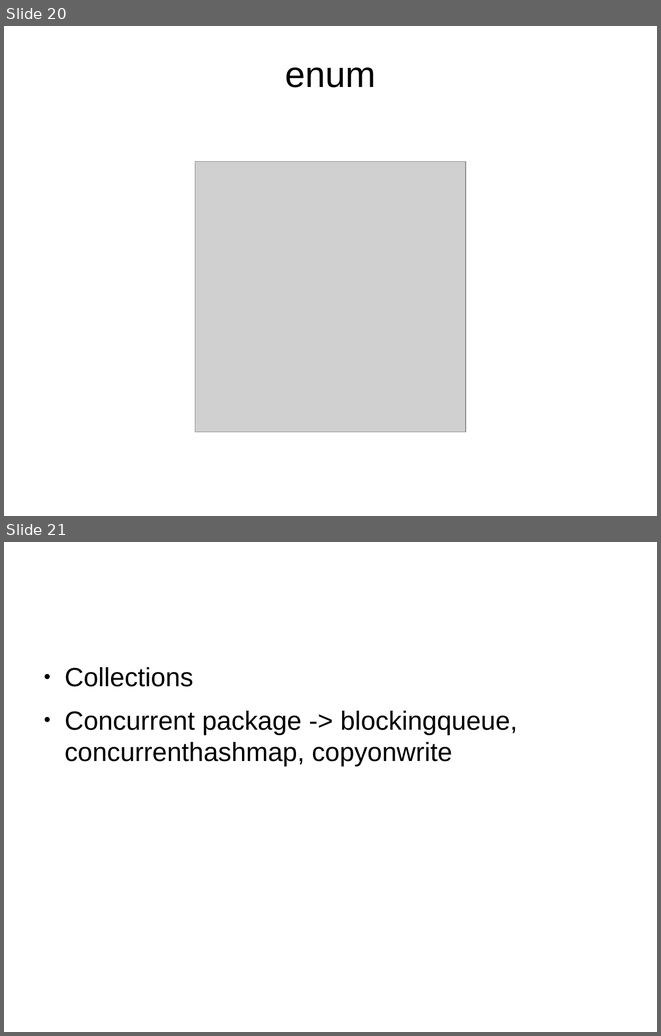
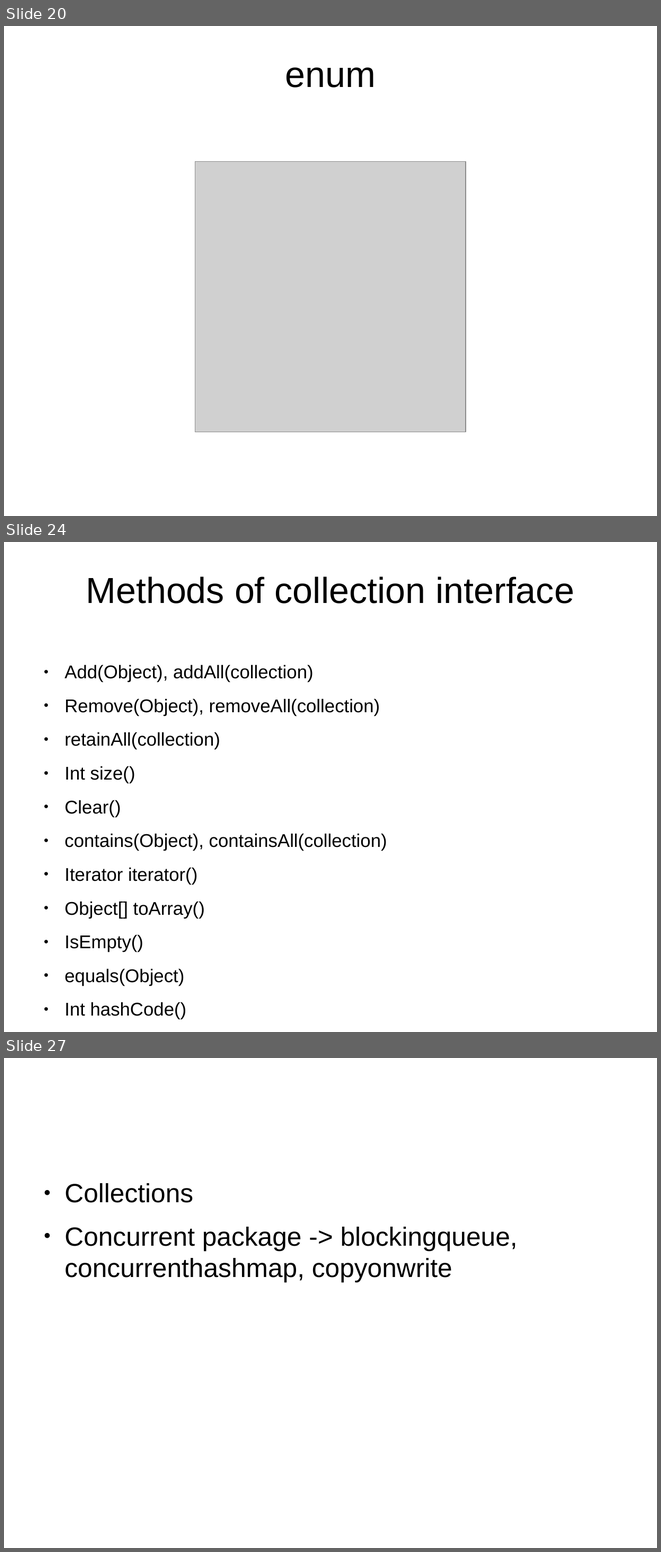
Before and after one commit to shikha-desai/Internship_PreWork, a slide deck: Java/Java_Notes.odp. Shown one above the other, each under a label of ours: slides 20 and 21 before the commit, slides 20, 24 and 27 after it; the slides between them are not shown. The pictures are 661x1036 and 661x1552 pixels, drawn with LibreOffice and Linux fonts; fonts in the diff are those of the drawing; grey boxes stand for pictures; background and template pictures are left out. Boxes give left, top, right and bottom in pixels: in the first picture for what was removed or moved away, otherwise in the second. Text is boxed around its words. In the diff, an @@ line names an element or a change of style, - is before the commit and + after.

```diff
--- a/Java/Java_Notes.odp
+++ b/Java/Java_Notes.odp
@@ slide 24 added at bbox=[4, 542, 657, 1032], background picture (left out) @@
@@ title added at bbox=[86, 576, 574, 603], 44 pt, text #000000 @@
+Methods of collection interface
@@ text added at bbox=[64, 664, 387, 1019], 22.4 pt, text #000000 @@
+● Add(Object), addAll(collection)
+● Remove(Object), removeAll(collection)
+● retainAll(collection)
+● Int size()
+● Clear()
+● contains(Object), containsAll(collection)
+● Iterator iterator()
+● Object[] toArray()
+● IsEmpty()
+● equals(Object)
+● Int hashCode()
@@ what was slide 21 is now slide 27 @@
```
Also in this commit, not shown: 5 other slides added, 3 other files.
